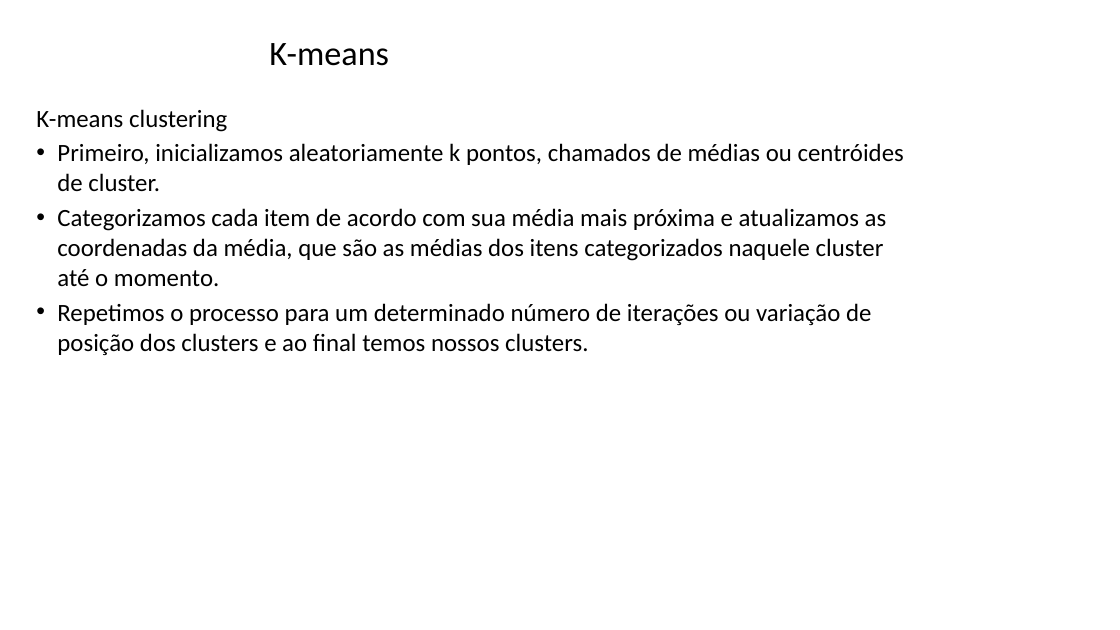
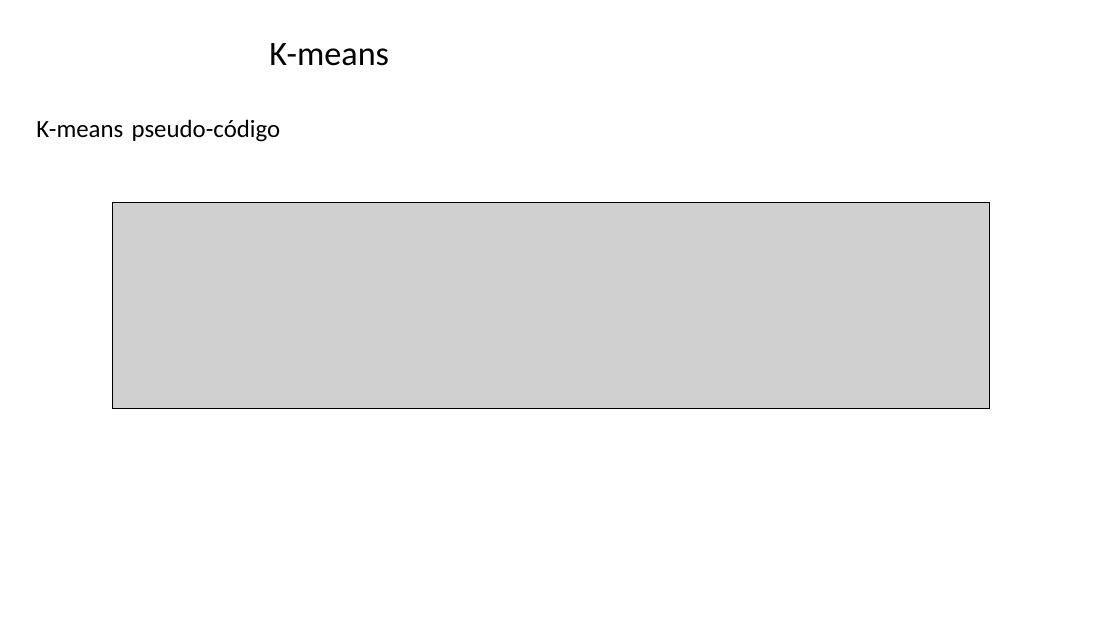
Before and after one commit to zz4fap/tp557-iot-ml, a slide deck: slide 11 of slides/TP557_16_detecção_de_anomalias.pptx (slide 8 before the commit). Drawn at 1120x630 pixels with LibreOffice and Linux fonts; fonts in the diff are those of the drawing; grey boxes stand for pictures; background and template pictures are left out. Boxes give left, top, right and bottom in pixels: in the first picture for what was removed or moved away, otherwise in the second. Text is boxed around its words. In the diff, an @@ line names an element or a change of style, - is before the commit and + after.

```diff
--- a/slides/TP557_16_detecção_de_anomalias.pptx
+++ b/slides/TP557_16_detecção_de_anomalias.pptx
@@ text at box(36, 119, 281, 142): text changed @@
-K-means clustering
-• Primeiro, inicializamos aleatoriamente k pontos, chamados de médias ou centróides de cluster.
-• Categorizamos cada item de acordo com sua média mais próxima e atualizamos as coordenadas da média, que são as médias dos itens categorizados naquele cluster até o momento.
-• Repetimos o processo para um determinado número de iterações ou variação de posição dos clusters e ao final temos nossos clusters.
+K-means pseudo-código
@@ picture added at box(113, 202, 990, 409) @@
```
Also in this commit, not shown: 6 other slides changed, 3 slides added.
